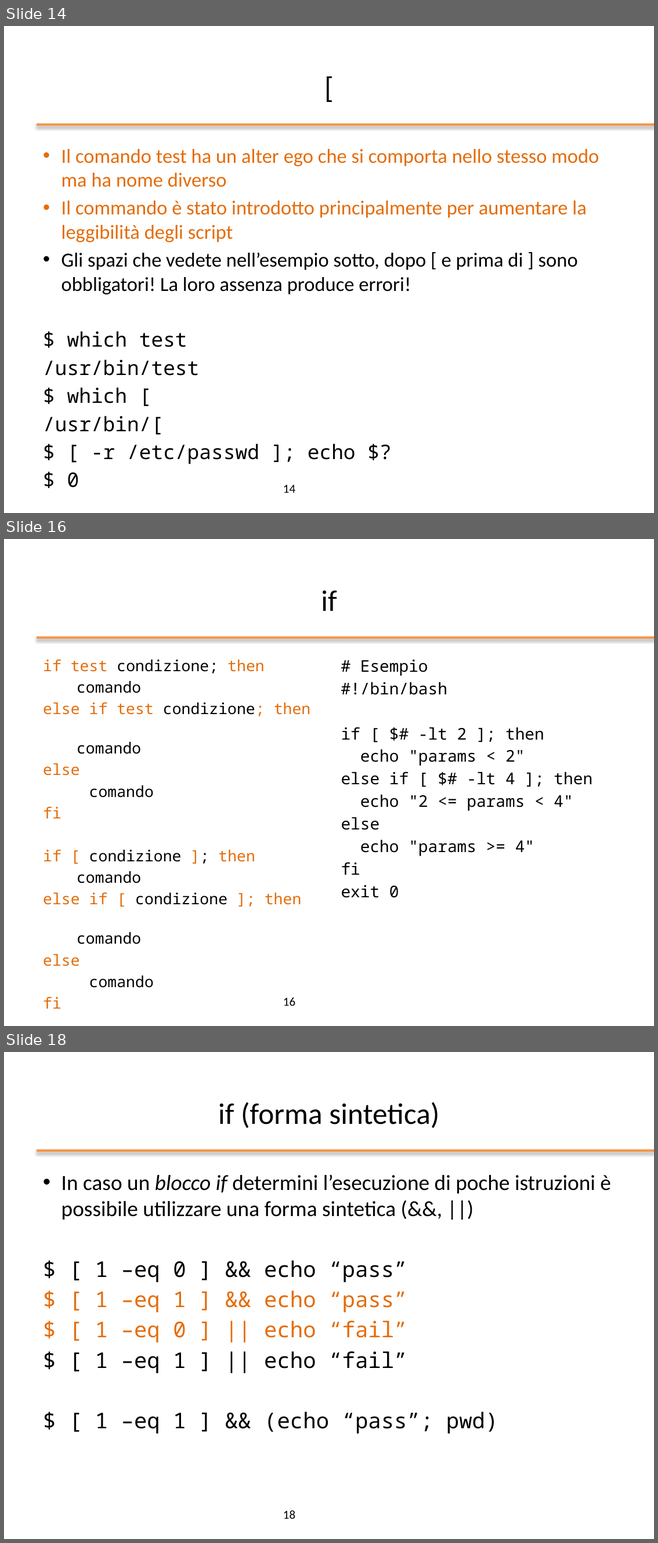
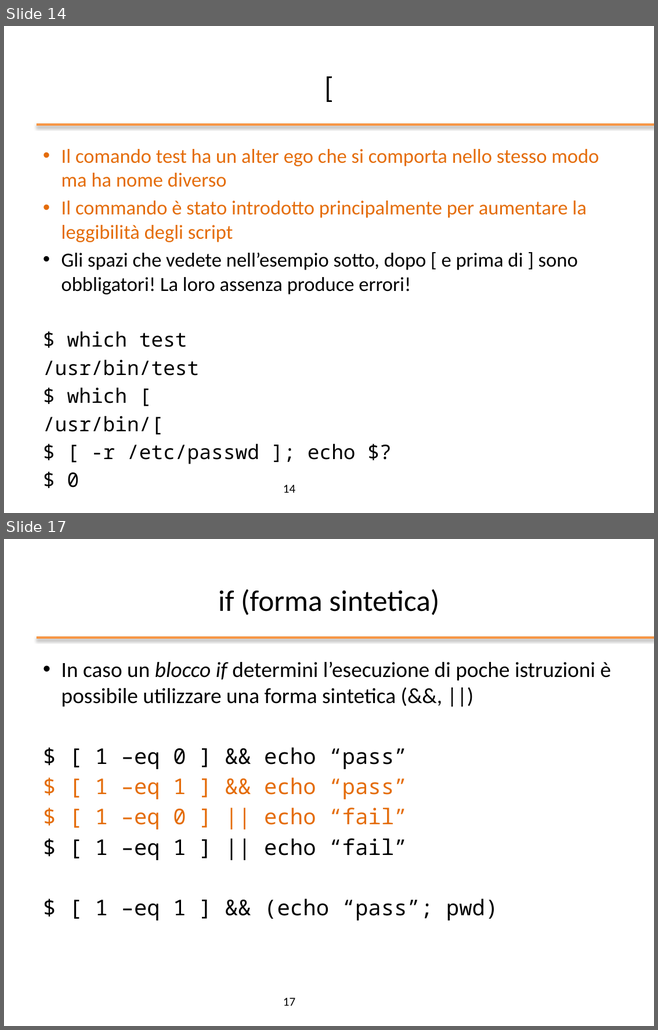
Before and after one commit to nbicocchi/operatingsystemsbsc, a slide deck: slides/ppt/03_Bash Scripting.pptx. Shown one above the other, each under a label of ours: slides 14, 16 and 18 before the commit, slides 14 and 17 after it; the slides between them are not shown. The pictures are 658x1543 and 658x1030 pixels, drawn with LibreOffice and Linux fonts; fonts in the diff are those of the drawing; background and template pictures are left out. Boxes give left, top, right and bottom in pixels: in the first picture for what was removed or moved away, otherwise in the second. Text is boxed around its words. In the diff, an @@ line names an element or a change of style, - is before the commit and + after.

```diff
--- a/slides/ppt/03_Bash Scripting.pptx
+++ b/slides/ppt/03_Bash Scripting.pptx
@@ slide 16 removed at bbox=[4, 539, 654, 1026], background #FFFFFF; not listed: 1 template element that a slide beside it also shows @@
@@ title removed at bbox=[321, 590, 336, 611] @@
-if
@@ text removed at bbox=[43, 659, 311, 966] @@
-if test condizione; then
-comando
-else if test condizione; then
-comando
-else
-comando
-fi
-if [ condizione ]; then
-comando
-else if [ condizione ]; then
-comando
-else
-comando
-fi
@@ text removed at bbox=[341, 660, 592, 898] @@
-# Esempio
-#!/bin/bash
-if [ $# -lt 2 ]; then
-echo "params < 2"
-else if [ $# -lt 4 ]; then
-echo "2 <= params < 4"
-else
-echo "params >= 4"
-fi
-exit 0
@@ page number removed at bbox=[283, 997, 295, 1006] @@
-16
@@ what was slide 18 is now slide 17 @@
@@ page number at bbox=[283, 998, 295, 1006]: text changed @@
-18
+17
```
Also in this commit, not shown: 3 slides changed, 7 other slides removed, 3 other files.
